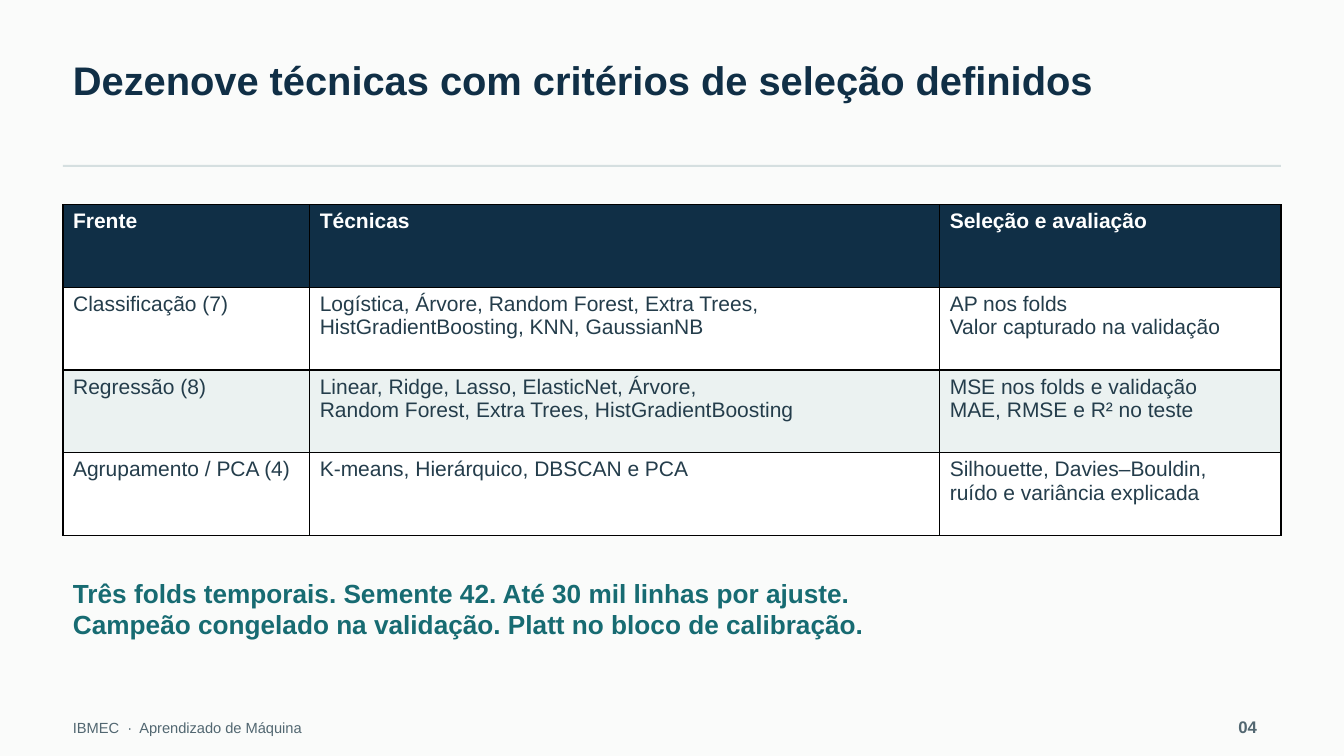
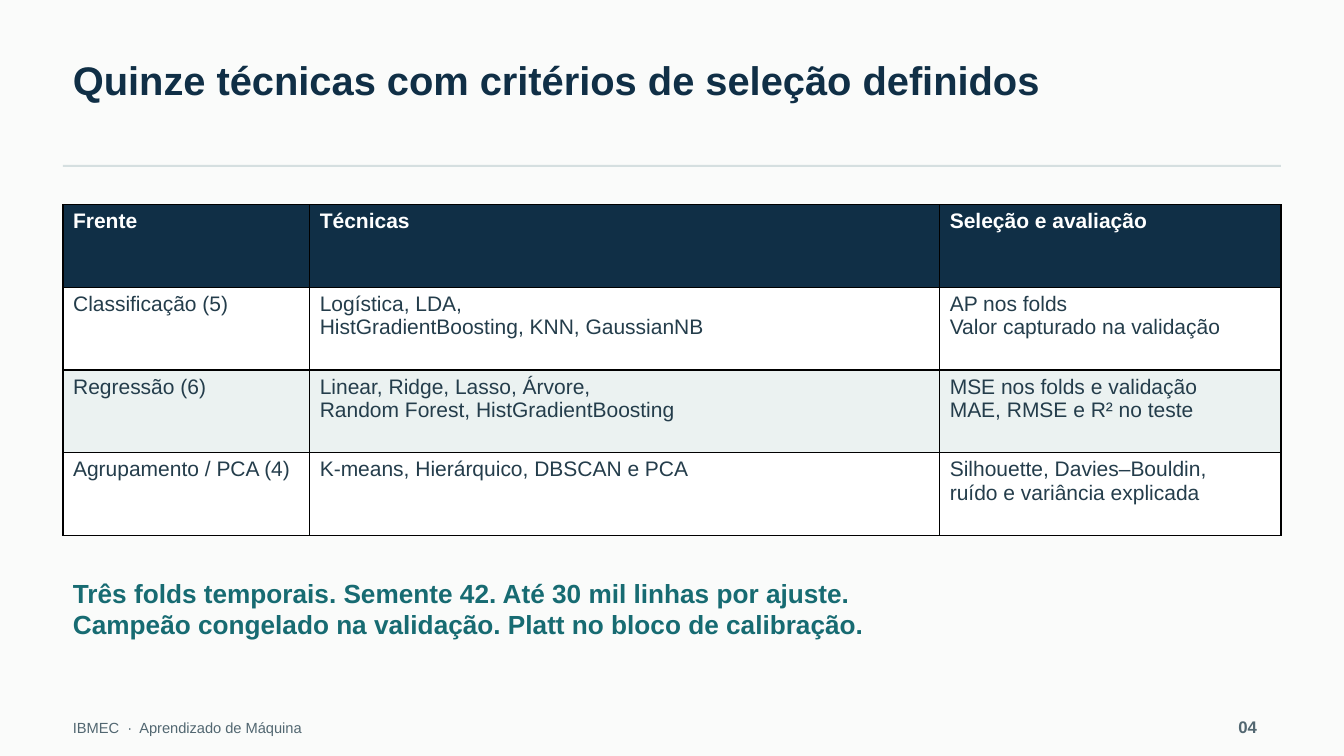
Before and after one commit to joao-castroo/deteccao-fraudes-ml-ibmec, a slide deck: slide 4 of deliverables/apresentacao_Fraude.pptx. Drawn at 1344x756 pixels with LibreOffice and Linux fonts; fonts in the diff are those of the drawing. Boxes give left, top, right and bottom in pixels: in the first picture for what was removed or moved away, otherwise in the second. Text is boxed around its words. In the diff, an @@ line names an element or a change of style, - is before the commit and + after.

Commit message:
Adequa projeto a 15 técnicas e preserva Ridge Lasso e HistGB

```diff
--- a/deliverables/apresentacao_Fraude.pptx
+++ b/deliverables/apresentacao_Fraude.pptx
@@ text at <box>73,65,1040,103</box>: text changed @@
-Dezenove técnicas com critérios de seleção definidos
+Quinze técnicas com critérios de seleção definidos
@@ table at <box>63,205,1281,535</box> @@
-row 2, column 1: Classificação (7)
+row 2, column 1: Classificação (5)
-row 2, column 2: Logística, Árvore, Random Forest, Extra Trees, / HistGradientBoosting, KNN, GaussianNB
+row 2, column 2: Logística, LDA, / HistGradientBoosting, KNN, GaussianNB
-row 3, column 1: Regressão (8)
+row 3, column 1: Regressão (6)
-row 3, column 2: Linear, Ridge, Lasso, ElasticNet, Árvore, / Random Forest, Extra Trees, HistGradientBoosting
+row 3, column 2: Linear, Ridge, Lasso, Árvore, / Random Forest, HistGradientBoosting
```
Also in this commit, not shown: 5 other slides changed, 44 other files.
